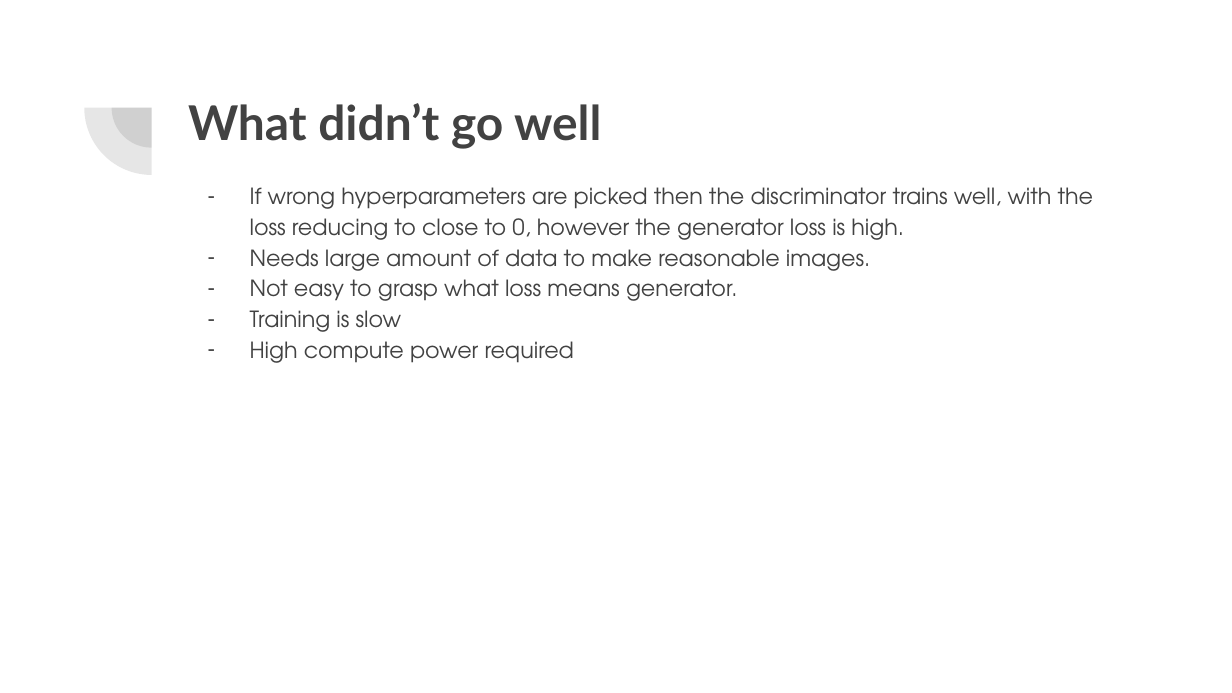
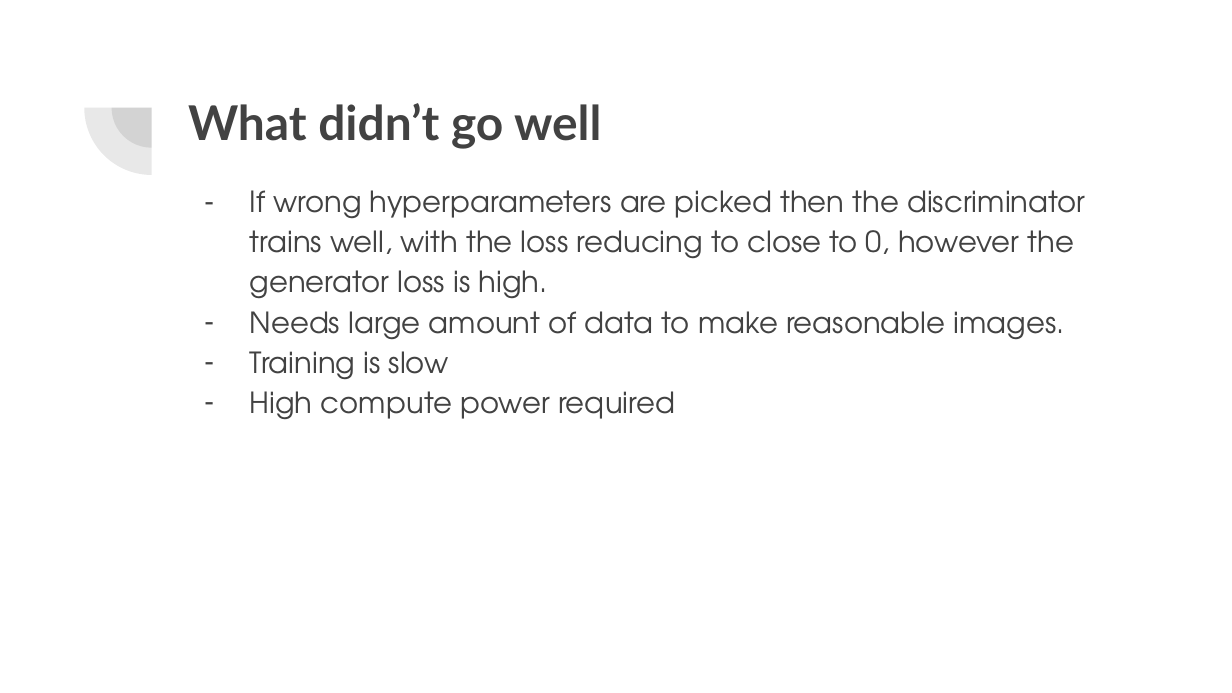
Before and after one commit to SrividyaKirti/Generative_dog_images, a slide deck: slide 9 of Slides_GANs.pptx (slide 5 before the commit). Drawn at 1232x693 pixels with LibreOffice and Linux fonts; fonts in the diff are those of the drawing. Boxes give left, top, right and bottom in pixels: in the first picture for what was removed or moved away, otherwise in the second. Text is boxed around its words. In the diff, an @@ line names an element or a change of style, - is before the commit and + after.

```diff
--- a/Slides_GANs.pptx
+++ b/Slides_GANs.pptx
@@ text "If wrong hyperparameters are picked ..." at <box>250,190,1085,419</box>: size 13 to 17 pt; indent changed @@
@@ text at <box>250,279,738,301</box>: paragraph removed @@
-– Not easy to grasp what loss means generator.
```
Also in this commit, not shown: 3 other slides changed, 5 slides added, 1 slide removed, 2 other files.
